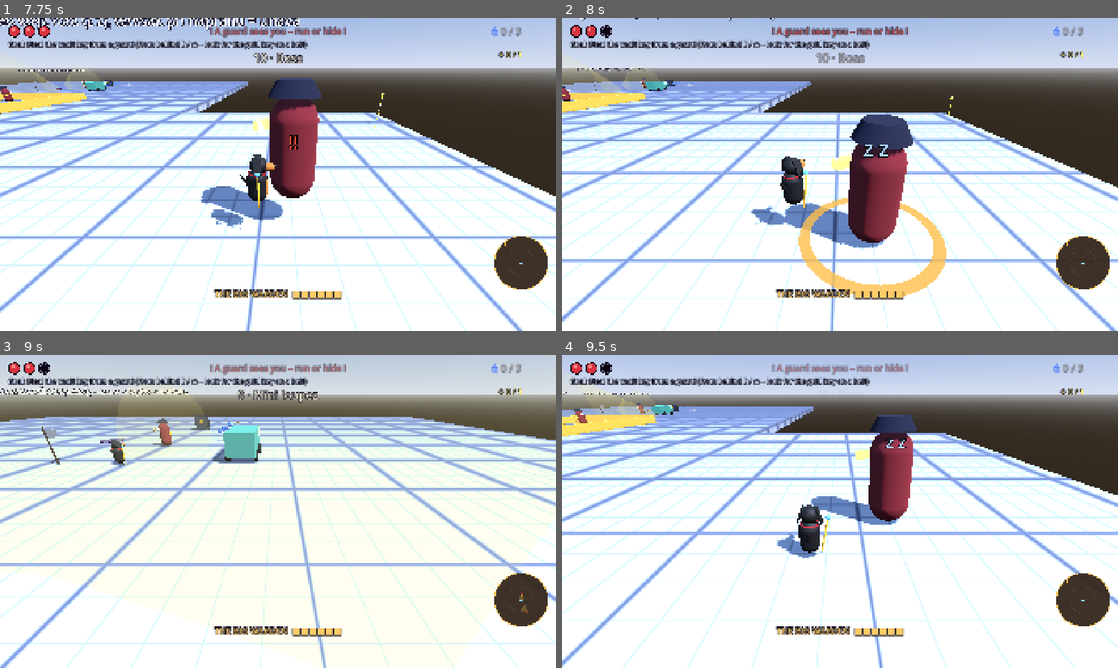
Above: before the commit, frames 1-4 (two rows, left to right).
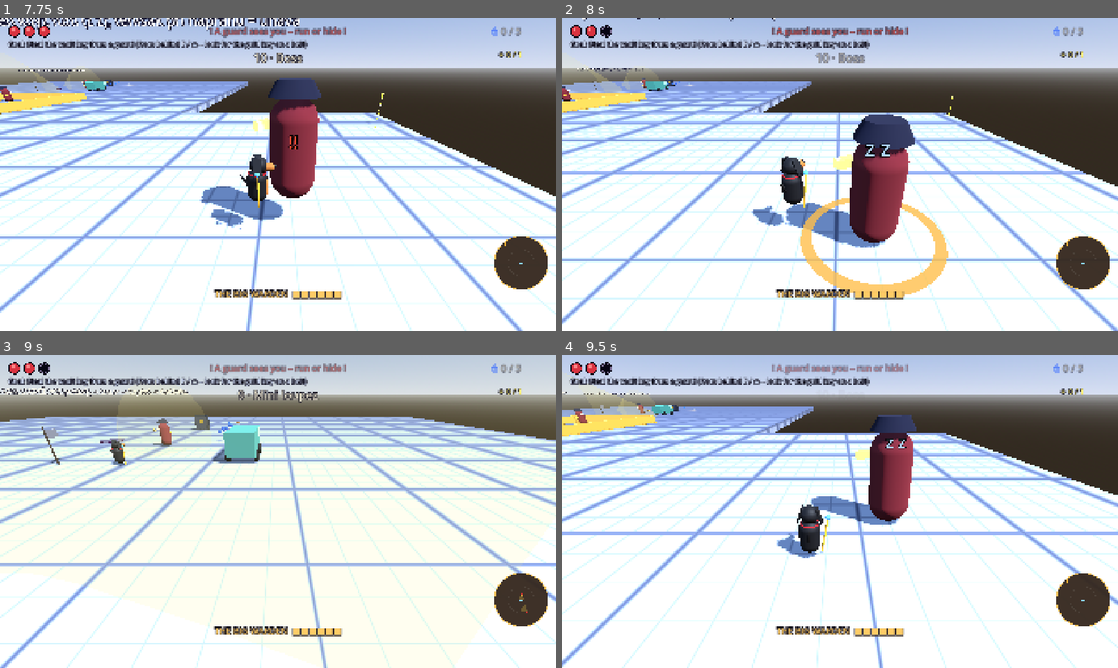
Above: after the commit, the same moments.

Repository: slimaksmazeny/bruno-ink-and-shadow
Game: Godot game, scene res://levels/test/gym.tscn
Same seed, same stepped clock (60 frames per second), same inputs: the game is played once before the commit and once after it. This scene is started directly instead of the project's main scene.
Inputs (mouse positions are in pixels of both pictures, inside the frame that each line leads up to):
- Up to frame 1 (7.75 s): tap Enter (ui_accept) at 0.5 s; move the mouse to (400, 158) at 0.52 s; hold D (move_right) 0.53-1.28 s; tap 0 at 0.6, 1.55, 2.3, 3.05, 3.8, 4.55, 5.3, 6.05, 6.8, 7.35 s; click (400, 158) at 0.67 s; tap Space (jump) at 0.77, 1.52, 3.02, 3.77, 4.52, 6.02, 6.77, 7.52 s; move the mouse to (250, 174) at 1.27 s; hold W (move_forward) 1.28-5.78 s; tap E (action) at 1.35 s; move the mouse to (289, 168) at 2.02 s; hold Right mouse button (aim) 2.03-2.78 s; move the mouse to (272, 180) at 2.77 s; tap F (attack) at 2.85 s; move the mouse to (316, 177) at 3.52 s; tap C (dodge) at 3.6 s; move the mouse to (233, 171) at 4.27 s; click (233, 171) at 4.35 s; move the mouse to (283, 174) at 5.02 s; hold Ctrl (sneak) 5.03-5.78 s; move the mouse to (255, 168) at 5.77 s; hold D (move_right) 5.78-6.53 s; tap Shift (sprint) at 5.85 s; move the mouse to (305, 174) at 6.52 s; hold W (move_forward) from 6.53 s (still down); tap Q (tennis) at 6.6 s; move the mouse to (250, 174) at 7.27 s
- Up to frame 2 (8 s): keep holding W (move_forward)
- Up to frame 3 (9 s): move the mouse to (289, 505) at 8.02 s; tap 1 at 8.1 s; tap 0 at 8.3 s; move the mouse to (272, 517) at 8.77 s; release W (move_forward) at 8.78 s; hold A (move_left) from 8.78 s (still down); tap 9 at 8.85 s
- Up to frame 4 (9.5 s): keep holding A (move_left); tap Space (jump) at 9.02 s; tap 0 at 9.05 s

Frame 1 is identical in both runs. In frame 2, 6.4% of the frame differs, in the area x 0-100%, y 0-100%; in frame 3, 0.2%; in frame 4, less than 0.1%.

Commit message:
Boss playtest fixes: camera blocker layer, touch only pushes, teleport key fallback
Co-Authored-By: Claude Opus 5.5 <noreply@anthropic.com>
Claude-Session: https://claude.ai/code/session_01NUNee8HarMmKWHNvRpsHjR

Diff:
--- a/game/levels/test/gym_teleport.gd
+++ b/game/levels/test/gym_teleport.gd
@@ -8,7 +8,11 @@
 func _unhandled_input(event: InputEvent) -> void:
 	var target: int = -1
 	if event is InputEventKey and event.pressed and not event.echo:
-		var k: int = (event as InputEventKey).physical_keycode
+		var ke := event as InputEventKey
+		# Fyzická klávesa (nezávislá na rozložení), jinak záložně logická (i numpad).
+		var k: int = ke.physical_keycode if ke.physical_keycode != KEY_NONE else ke.keycode
+		if k >= KEY_KP_0 and k <= KEY_KP_9:
+			k = KEY_0 + (k - KEY_KP_0)
 		if k >= KEY_1 and k <= KEY_9:
 			target = k - KEY_1
 		elif k == KEY_0:
--- a/game/world/enemies/boss_warden.gd
+++ b/game/world/enemies/boss_warden.gd
@@ -33,6 +33,8 @@
 	loot = 80
 	super._ready()
 	_body.scale = Vector3.ONE * 1.6
+	# Vrstva 5 (16) = překážka kamery: kamera se o bosse zastaví a nevleze dovnitř.
+	collision_layer = 4 | 16
 	for c: Node in get_children():
 		if c is CollisionShape3D:
 			var cap := CapsuleShape3D.new()
@@ -84,9 +86,11 @@
 				_move_towards(_player.global_position, _speed(), delta)
 			else:
 				_stop(delta)
-			if dist < 1.4 and _touch_cd <= 0.0:
-				_touch_cd = 1.0
-				_player.take_damage(1, global_position)
+			if dist < 1.6 and _touch_cd <= 0.0:
+				# Dotyk jen odstrčí (životy bere až vlna) – férovější souboj.
+				_touch_cd = 0.6
+				var away: Vector3 = Vector3(to.x, 0.0, to.z).normalized()
+				_player.velocity += away * 7.0 + Vector3.UP * 3.0
 			if dist < slam_radius - 0.5 and _slam_cd <= 0.0:
 				_begin_windup()
 		Phase.WINDUP:
Binary file changed: game/localization/translations.cs.translation
Binary file changed: game/localization/translations.en.translation
